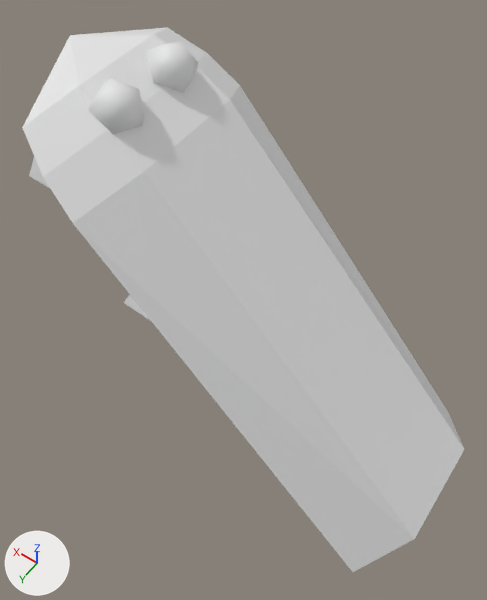
Renders of the Blender file Assets/Art/Sprite/Croco/Mouth Haut.blend from each side of a commit.
Before and after are seen from a 50 mm lens placed at (-6.14, 6.07, 13.06), pointed at (-1.96, 0.22, 3.87). Arrows for +X, +Y and +Z are at lower left; the lights stay in place.
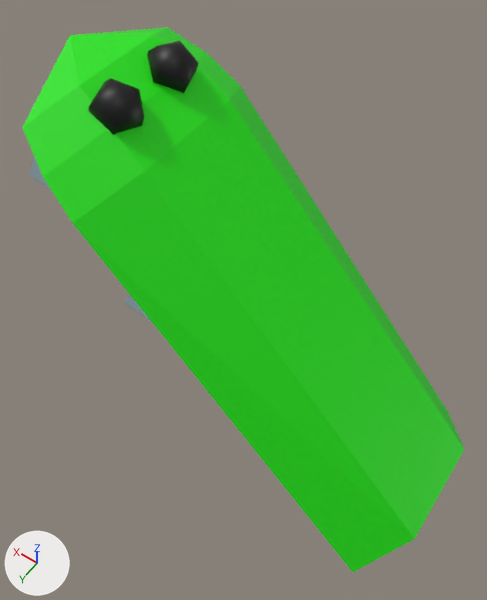
Pixel boxes [x1, y1, x2, y2] of what changed, in the pictures (487 x 600 px):
'Cylinder.001', recoloured (grey to green): [22, 27, 464, 572] in both
'Sphere.001', recoloured (white to black): [89, 41, 199, 134] in both

The change in detail:
Material 'Material' (mat_material) is new.
Its base color is (0.00956, 0.8, 0.0) (green #19e700).
Material 'Material.002' (mat_material_002) is new.
Its base color is (0.0, 0.0, 0.0) (black #000000).
me_sphere_013 has 27 vertices, 30 faces and spans x -0.95..0.95, y -0.81..1.0, z -1.0..1.0.
me_sphere_013 now uses material mat_material_002 (black #000000).
me_cylinder_002 has 25 vertices, 25 faces and spans x -0.74..0.6, y -0.88..0.86, z -1.37..1.66.
me_cylinder_002 now uses material mat_material (green #19e700).
